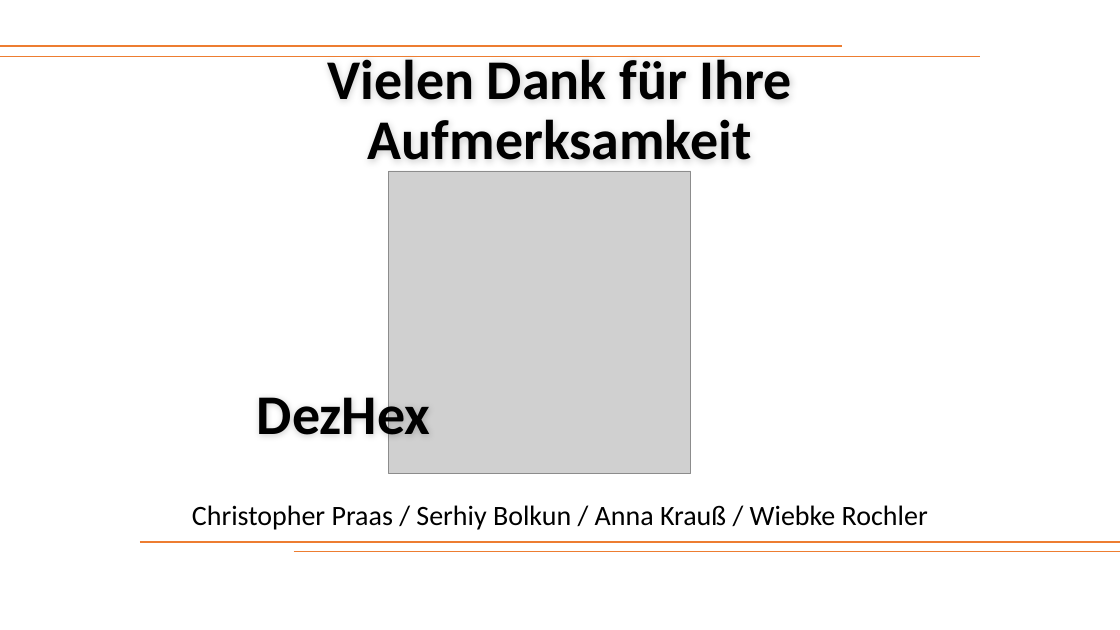
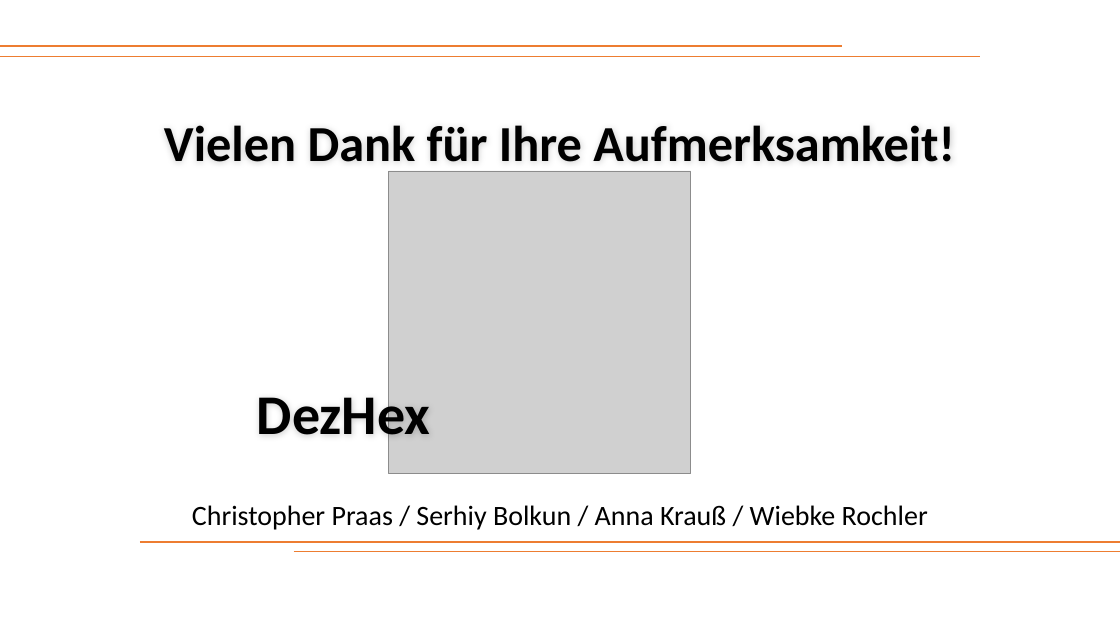
Before and after one commit to Schnitzel128/sejava, a slide deck: slide 25 of Präsentation/DezHex.pptx. Drawn at 1120x630 pixels with LibreOffice and Linux fonts; fonts in the diff are those of the drawing; grey boxes stand for pictures. Boxes give left, top, right and bottom in pixels: in the first picture for what was removed or moved away, otherwise in the second. Text is boxed around its words. In the diff, an @@ line names an element or a change of style, - is before the commit and + after.

```diff
--- a/Präsentation/DezHex.pptx
+++ b/Präsentation/DezHex.pptx
@@ title at <box>164,125,955,172</box>: text changed; size 48 to 43.2 pt @@
-Vielen Dank für Ihre Aufmerksamkeit
+Vielen Dank für Ihre Aufmerksamkeit!
```
Also in this commit, not shown: 14 other slides changed.
